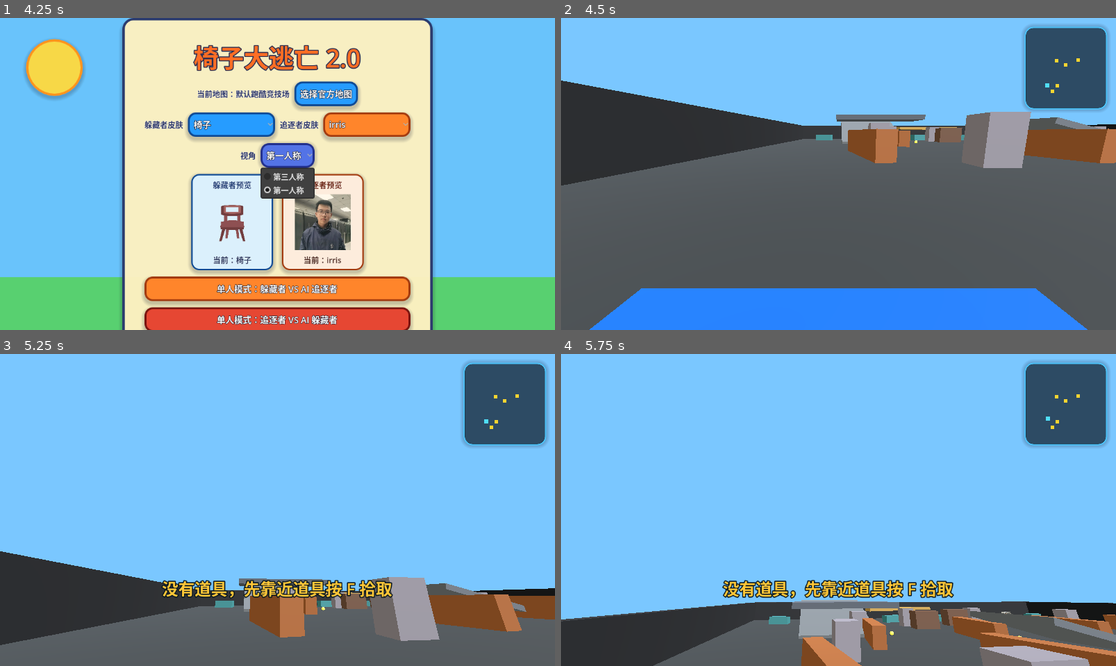
Above: before the commit, frames 1-4 (two rows, left to right).
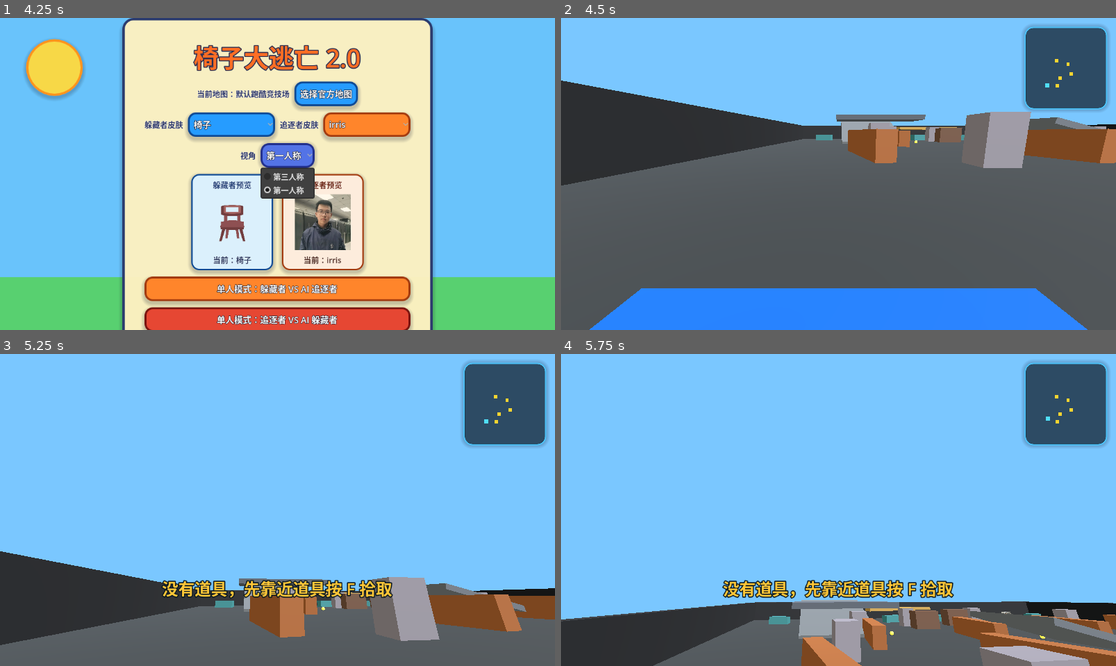
Above: after the commit, the same moments.

Repository: Kevin114514/ParkourTagGodot
Game: Godot game, scene res://scenes/main.tscn
Same seed, same stepped clock (60 frames per second), same inputs: the game is played once before the commit and once after it.
Inputs (mouse positions are in pixels of both pictures, inside the frame that each line leads up to):
- Up to frame 1 (4.25 s): click "选择官方地图" at 0.5 s; click "使用选中地图" at 1.25 s; click "椅子" at 2 s; click "irris" at 2.75 s; click "第一人称" at 3.5 s
- Up to frame 2 (4.5 s): click "单人模式：躲藏者 VS AI 追逐者" at 4.25 s
- Up to frame 3 (5.25 s): tap Enter at 5 s; move the mouse to (305, 510) at 5.02 s; hold W (move_forward) from 5.03 s (still down); click (305, 510) at 5.1 s
- Up to frame 4 (5.75 s): keep holding W (move_forward); tap Space (jump) at 5.27 s

Frame 1 is identical in both runs. In frame 2, less than 0.1% of the frame differs, in the area x 88-94%, y 12-25%; in frame 3, less than 0.1%; in frame 4, less than 0.1%, in the area x 82-94%, y 12-92%.

Commit message:
feat: 扩展道具上表面生成规则

Diff:
--- a/scripts/game.gd
+++ b/scripts/game.gd
@@ -38,6 +38,9 @@
 const THROWABLE_SLOW_DURATION := 2.6
 const THROWABLE_MIN_SPAWN_GAP := 4.5
 const THROWABLE_SPAWN_ATTEMPTS := 32
+const THROWABLE_SPAWN_CLEARANCE_HEIGHT := 1.8
+const THROWABLE_SPAWN_CLEARANCE_RADIUS := 0.32
+const THROWABLE_MIN_SURFACE_NORMAL_Y := 0.7
 const THROWABLE_THROW_ORIGIN_TOLERANCE := 2.4
 const THROWABLE_TRAJECTORY_STEPS := 34
 const THROWABLE_TRAJECTORY_STEP_TIME := 0.065
@@ -2696,7 +2699,6 @@
 	# Clamp the search radius so probes stay inside compact maps instead of
 	# overshooting the map bounds (which previously yielded zero valid spawns).
 	var max_radius := clampf(span * 0.5, 10.0, 26.0)
-	var ground_level := (runner_spawn_position.y + tagger_spawn_position.y) * 0.5
 	var space_state := get_world_3d().direct_space_state
 	var total_attempts: int = maxi(THROWABLE_SPAWN_ATTEMPTS, 64)
 	for attempt in range(total_attempts):
@@ -2714,19 +2716,21 @@
 			2:
 				origin = tagger_spawn_position
 		var probe := origin + Vector3(cos(angle) * radius, 0.0, sin(angle) * radius)
-		var from := probe + Vector3.UP * 12.0
-		var to := probe + Vector3.DOWN * 24.0
+		# 从地图上方寻找暴露的上表面，不再限制必须与出生点处于同一高度。
+		var from := probe + Vector3.UP * 64.0
+		var to := probe + Vector3.DOWN * 128.0
 		var query := PhysicsRayQueryParameters3D.create(from, to)
 		query.collision_mask = 1
 		var hit := space_state.intersect_ray(query)
 		if hit.is_empty():
 			continue
-		var position: Vector3 = hit.get("position", probe)
-		# Reject hits that landed on an upper floor / roof so items stay on the
-		# level the players start on and remain reachable.
-		if position.y - ground_level > 2.5:
+		var surface_normal: Vector3 = hit.get("normal", Vector3.ZERO)
+		if surface_normal.y < THROWABLE_MIN_SURFACE_NORMAL_Y:
 			continue
-		position.y += 0.28
+		var surface_position: Vector3 = hit.get("position", probe)
+		if not _has_throwable_spawn_clearance(surface_position, space_state):
+			continue
+		var position := surface_position + Vector3.UP * 0.28
 		if position.distance_to(runner_spawn_position) < 4.0 or position.distance_to(tagger_spawn_position) < 4.0:
 			continue
 		var too_close := false
@@ -2739,6 +2743,19 @@
 			continue
 		return position
 	return null
+
+func _has_throwable_spawn_clearance(surface_position: Vector3, space_state: PhysicsDirectSpaceState3D) -> bool:
+	var clearance_shape := CylinderShape3D.new()
+	clearance_shape.radius = THROWABLE_SPAWN_CLEARANCE_RADIUS
+	clearance_shape.height = THROWABLE_SPAWN_CLEARANCE_HEIGHT
+	var clearance_query := PhysicsShapeQueryParameters3D.new()
+	clearance_query.shape = clearance_shape
+	clearance_query.transform = Transform3D(
+		Basis(),
+		surface_position + Vector3.UP * (THROWABLE_SPAWN_CLEARANCE_HEIGHT * 0.5 + 0.05)
+	)
+	clearance_query.collision_mask = 1
+	return space_state.intersect_shape(clearance_query, 1).is_empty()
 
 func _spawn_ground_throwable(position: Vector3, item_id: int = -1) -> int:
 	_ensure_throwable_root()
